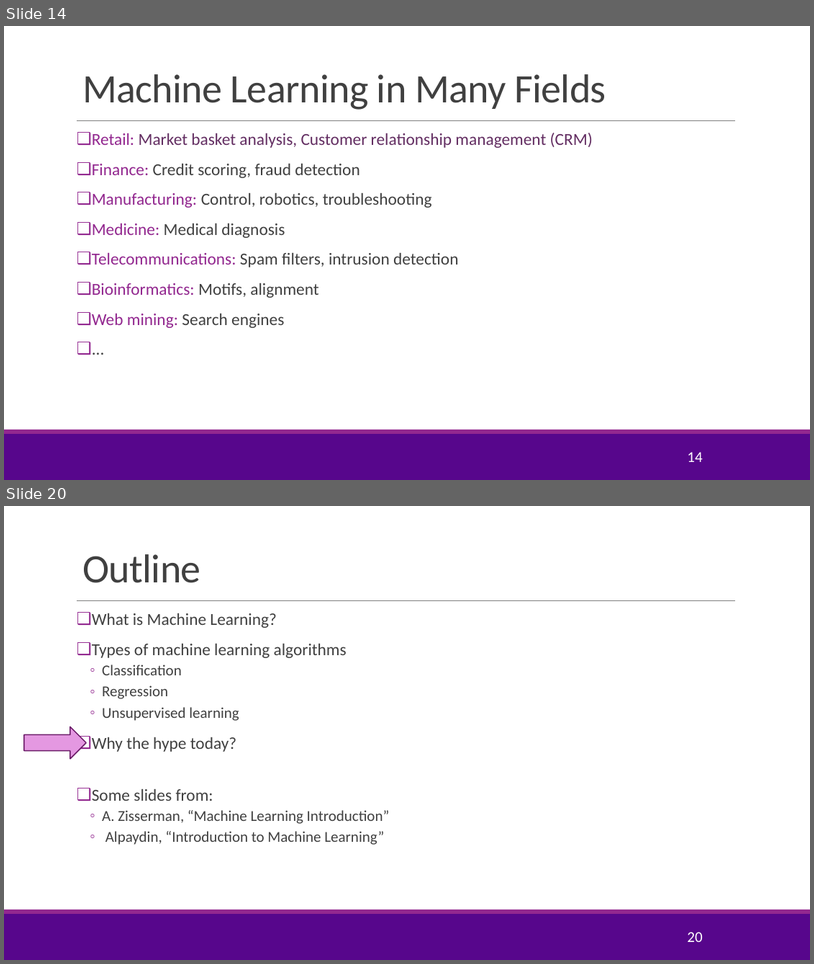
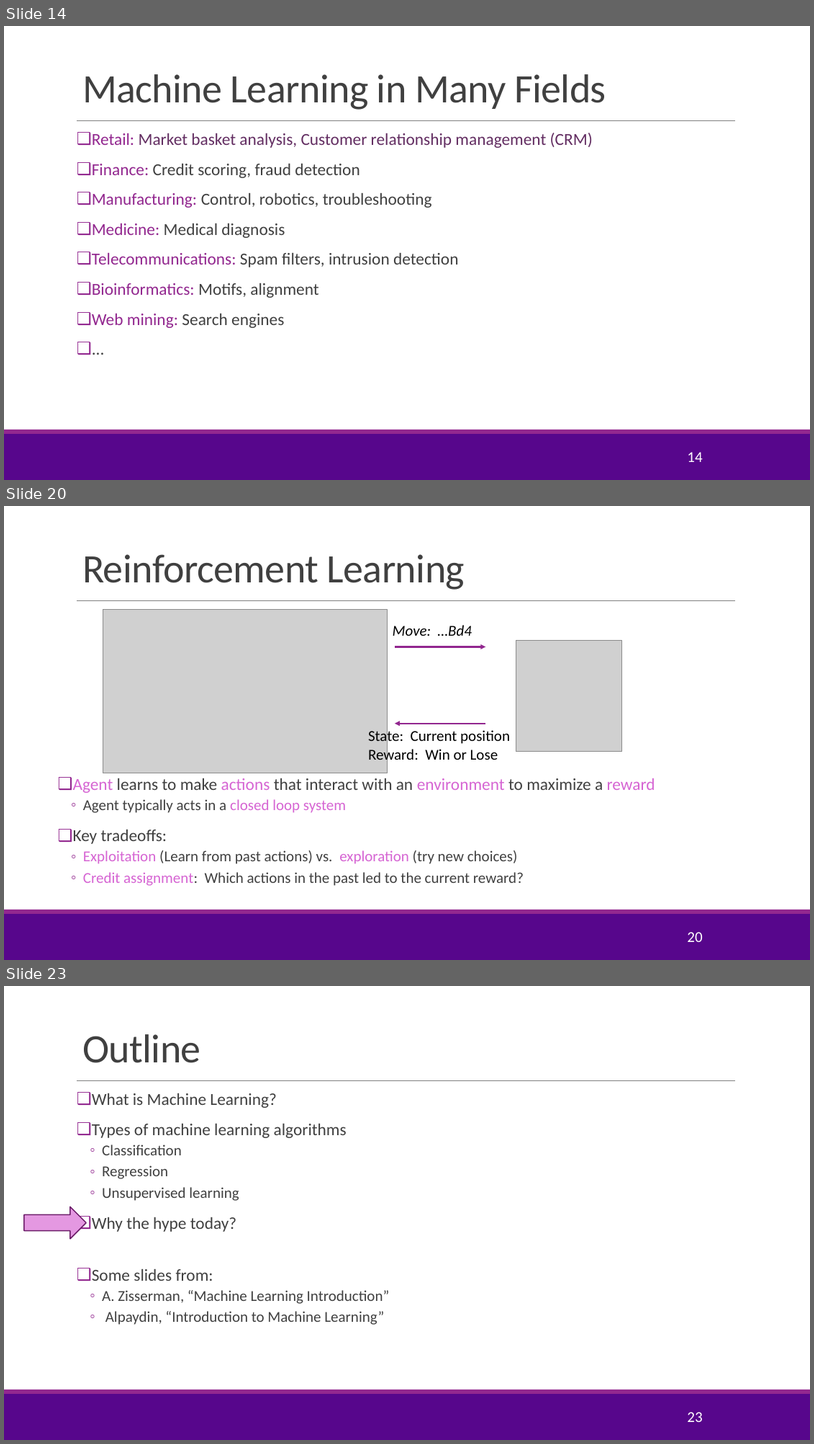
Before and after one commit to sdrangan/introml, a slide deck: lectures/Lect01_IntroML.pptx. Shown one above the other, each under a label of ours: slides 14 and 20 before the commit, slides 14, 20 and 23 after it; the slides between them are not shown. The pictures are 814x964 and 814x1444 pixels, drawn with LibreOffice and Linux fonts; fonts in the diff are those of the drawing; grey boxes stand for pictures; background and template pictures are left out. Boxes give left, top, right and bottom in pixels: in the first picture for what was removed or moved away, otherwise in the second. Text is boxed around its words. In the diff, an @@ line names an element or a change of style, - is before the commit and + after.

```diff
--- a/lectures/Lect01_IntroML.pptx
+++ b/lectures/Lect01_IntroML.pptx
@@ slide 20 added at bbox=[4, 506, 810, 960], background #FFFFFF; not listed: 3 template elements that a slide beside it also shows @@
@@ title added at bbox=[82, 554, 465, 590], 48 pt, text #404040 @@
+Reinforcement Learning
@@ picture added at bbox=[103, 610, 388, 773] @@
@@ text added at bbox=[393, 625, 472, 636], 18 pt, text #000000, italic @@
+Move: …Bd4
@@ arrow added from (395, 647) to (486, 647), #92278F 2 pt @@
@@ picture added at bbox=[517, 640, 622, 751] @@
@@ text added at bbox=[368, 728, 510, 764], 18 pt, text #000000 @@
+State: Current position
+Reward: Win or Lose
@@ arrow added from (486, 723) to (395, 723), #92278F 2 pt @@
@@ text added at bbox=[73, 778, 656, 885], 18 pt, text #404040 @@
+❑ Agent learns to make actions that interact with an environment to maximize a reward
+  ◦ Agent typically acts in a closed loop system
+❑ Key tradeoffs:
+  ◦ Exploitation (Learn from past actions) vs. exploration (try new choices)
+  ◦ Credit assignment: Which actions in the past led to the current reward?
@@ page number added at bbox=[687, 932, 702, 942], 18 pt, text #FFFFFF @@
+20
@@ what was slide 20 is now slide 23 @@
@@ page number at bbox=[687, 1412, 702, 1422]: text changed @@
-20
+23
```
Also in this commit, not shown: 2 slides changed, 5 other slides added, 3 slides removed, 12 other files.
